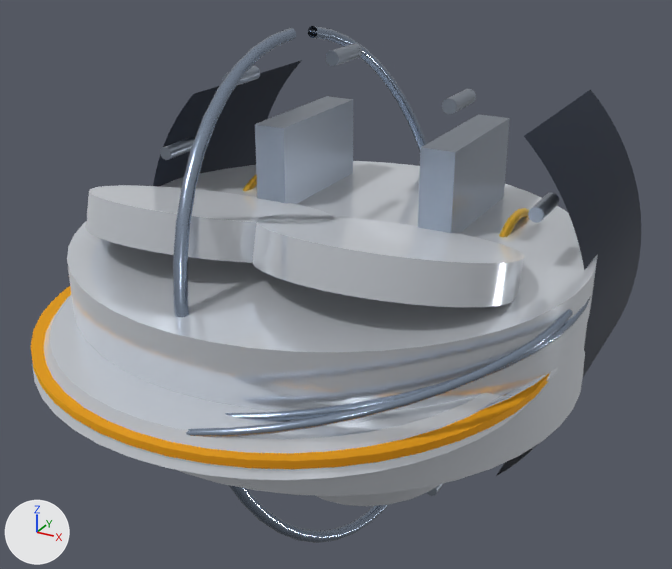
One commit to the glTF model assets/glb/original/powertrain/piston.glb: the scene before it, then after it.
Before and after are seen from a 50 mm camera at (0.0719, -0.1404, 0.0662) aimed at (0.0012, -0.012, 0.002). Arrows for +X, +Y and +Z are at lower left; the lights stay in place. The picture after the commit comes second. Where no turn or scale is listed for an object, it has been applied to the vertices. Vertices at exactly the same position are counted once.

The first picture shows 'Box_Bridge_Truss_Rib_1', 'Box_Bridge_Truss_Rib_2', 'Exhaust_Valve_Relief_Pocket_2', 'High_Compression_Quench_Dome', 'Intake_Valve_Relief_Pocket_1', 'Intake_Valve_Relief_Pocket_2', 'Inter_Ring_Pressure_Accumulator_Groove', 'Moly_Coated_Skirt_Panel_AntiThrust', 'Moly_Coated_Skirt_Panel_Thrust', 'Piston_Crown_Main_Body', 'Second_Napier_Hook_Scraper_Ring', 'Spiroloc_Pin_Retainer_Left', 'Spiroloc_Pin_Retainer_Right', 'Thermal_Barrier_Ceramic_Coating_Disc', 'Three_Piece_Oil_Control_Ring_Pack', 'Top_Gas_Nitrided_Compression_Ring' and 6 more.
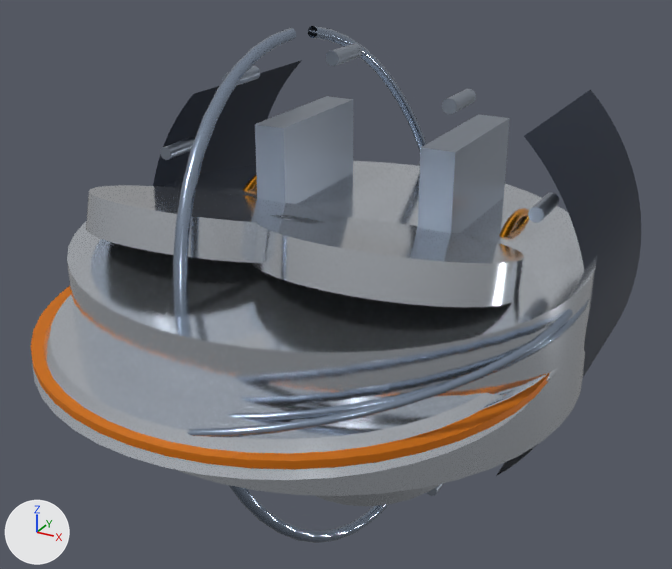
Where the newer file only moved an object's origin or applied its transform, the numbers keep the older frame.

Where the change shows, as pixel boxes [x1, y1, x2, y2] in the pictures (672 x 569 px; the box of a moved part takes in the faces that stretch with it):
'Piston_Crown_Main_Body', surface changed (darker)
    both: [67, 161, 597, 496]
'High_Compression_Quench_Dome', surface changed
    both: [32, 295, 529, 480]
'Intake_Valve_Relief_Pocket_2', surface changed (darker)
    both: [252, 214, 524, 307]
'Intake_Valve_Relief_Pocket_1', surface changed (darker)
    both: [86, 185, 334, 263]
'Thermal_Barrier_Ceramic_Coating_Disc', surface changed
    both: [31, 286, 550, 469]
'Exhaust_Valve_Relief_Pocket_2', surface changed
    both: [315, 484, 440, 506]
'Spiroloc_Pin_Retainer_Right', surface changed (darker)
    both: [499, 208, 529, 237]
'Inter_Ring_Pressure_Accumulator_Groove', surface changed
    both: [481, 368, 560, 410]
'Spiroloc_Pin_Retainer_Left', surface changed
    both: [243, 174, 257, 191]
part 1 of me_mesh_4, moved or reshaped
    both: [297, 237, 382, 290]
part 2 of me_mesh_10, reshaped
    both: [184, 31, 427, 540]
part 3 of me_mesh_33, moved or reshaped (mostly hidden)
    both: [500, 208, 523, 237]

Diff of the bpy script that builds the scene:
```diff
--- a/assets/glb/original/powertrain/piston.glb.py
+++ b/assets/glb/original/powertrain/piston.glb.py
@@ mat_machined_billet_surface @@
 mat_machined_billet_surface.coat_roughness = 0.05
-mat_machined_billet_surface.sheen_weight = 1.0
-mat_machined_billet_surface.sheen_roughness = 1.0
-mat_machined_billet_surface.sheen_tint = (0.638, 0.665, 0.708)  # light grey #d1d5db
@@ mat_plasma_sprayed_thermal_barrier_ceramic @@
 mat_plasma_sprayed_thermal_barrier_ceramic.roughness = 0.65
-mat_plasma_sprayed_thermal_barrier_ceramic.sheen_weight = 1.0
-mat_plasma_sprayed_thermal_barrier_ceramic.sheen_roughness = 1.0
-mat_plasma_sprayed_thermal_barrier_ceramic.sheen_tint = (0.965, 0.521, 0.0176)  # yellow #fbbf24
@@ mat_billet_gold_anodized @@
 mat_billet_gold_anodized.sheen_roughness = 1.0
-mat_billet_gold_anodized.sheen_tint = (0.973, 0.651, 0.0742)  # yellow #fcd34d
@@ me_mesh_4 @@
 # used by ob_intake_valve_relief_pocket_2; location = (0.016, -0.023, 0.014)
 # verts and faces of me_mesh_4; kept vertices keep their numbers, new ones are numbered from 68
 # before: 0 (0.0, -0.0185, 0.0081) at pixel (326, 245), 31 (-0.0039, -0.0182, 0.008) at pixel (301, 239), 32 (0.0, -0.0185, 0.0081) at pixel (326, 245), 33 (0.0, -0.0201, 0.0023) at pixel (320, 290), 64 (-0.0039, -0.0197, 0.0022) at pixel (296, 284)
 # before: 65 (0.0, -0.0201, 0.0023) at pixel (320, 290), 66 (0.0, 0.0008, 0.0029) at pixel (389, 236), 67 (0.0, -0.0008, -0.0029)
-me_mesh_4.from_pydata(...)  # 68 vertices, 128 faces; spans x -0.02..0.02, y -0.0201..0.0201, z -0.0081..0.0081
+me_mesh_4.from_pydata(...)  # 66 vertices, 128 faces; spans x -0.02..0.02, y -0.0201..0.0201, z -0.0081..0.0081
+# me_mesh_4 part 1
+delete_vertices([32, 65])  # with the faces that use them
+faces += [(0, 31, 64), (0, 64, 33), (0, 66, 31), (33, 64, 67)]
 me_mesh_4.materials.append(mat_machined_billet_surface)
@@ me_mesh_10 @@
 # used by ob_three_piece_oil_control_ring_pack; location = (0.0, -0.007, 0.0)
-me_mesh_10.from_pydata(...)  # 785 vertices, 1536 faces; spans x -0.0109..0.0109, y -0.0446..0.0446, z -0.0434..0.0434
+me_mesh_10.from_pydata(...)  # 690 vertices, 1348 faces; spans x -0.0109..0.0109, y -0.0446..0.0446, z -0.0434..0.0434
+# me_mesh_10 part 2
+# 95 vertices are removed from x -0.0108..0.0109, y -0.0436..0.0436, z -0.0426..0.0434
+# 381 faces are deleted
+# 193 new faces join them
 me_mesh_10.materials.append(mat_gas_nitrided_steel_top_ring)
@@ me_mesh_33 @@
 # used by ob_spiroloc_pin_retainer_right; location = (0.0258, 0.008, 0.0)
-me_mesh_33.from_pydata(...)  # 429 vertices, 768 faces; spans x -0.0008..0.0008, y -0.0133..0.0133, z -0.0133..0.0133
+me_mesh_33.from_pydata(...)  # 396 vertices, 768 faces; spans x -0.0008..0.0008, y -0.0133..0.0133, z -0.0133..0.0133
+# me_mesh_33 part 3
+# 33 vertices are removed from x 0.0, y -0.0133..0.0133, z -0.0133..0.0133
+# 64 faces are deleted
+# 64 new faces join them
 me_mesh_33.materials.append(mat_billet_gold_anodized)
```
